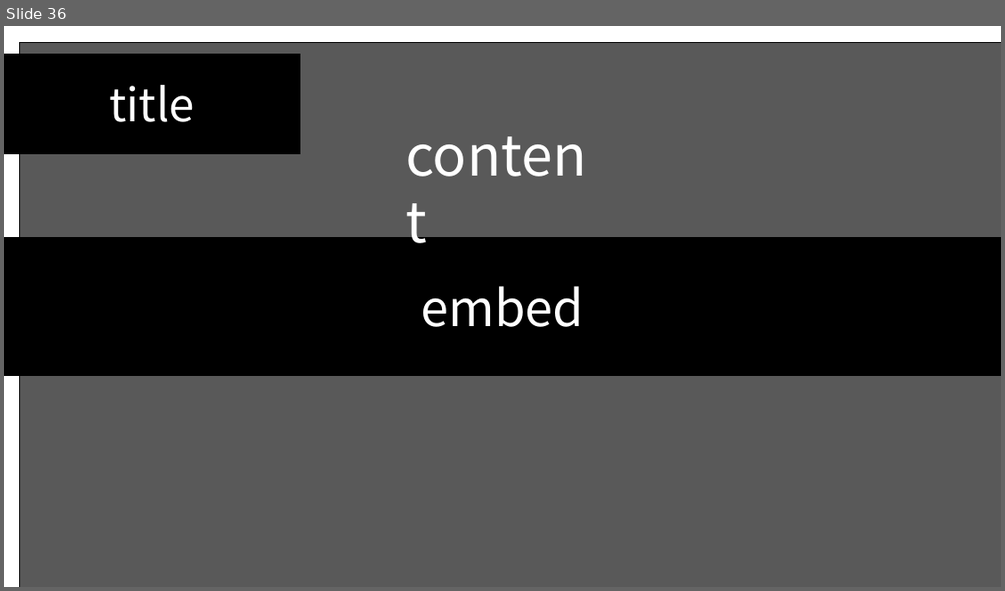
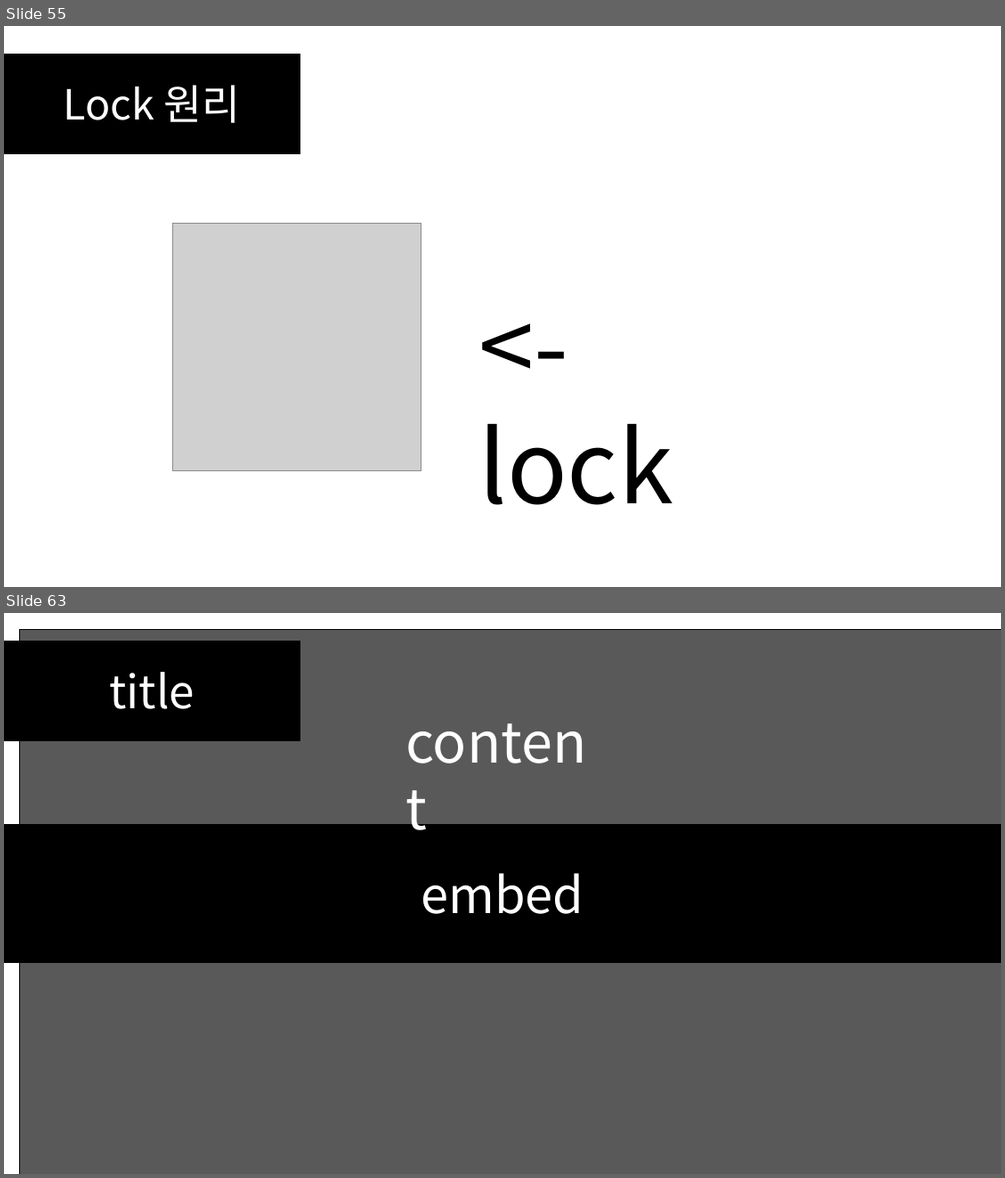
Before and after one commit to SEH00N/SDLU, a slide deck: ServerLecture/PT/4강 멀티스레딩 기초.pptx. Shown one above the other, each under a label of ours: slide 36 before the commit, slides 55 and 63 after it; the slides between them are not shown. The pictures are 1005x591 and 1005x1178 pixels, drawn with LibreOffice and Linux fonts; fonts in the diff are those of the drawing; grey boxes stand for pictures. Boxes give left, top, right and bottom in pixels: in the first picture for what was removed or moved away, otherwise in the second. Text is boxed around its words. In the diff, an @@ line names an element or a change of style, - is before the commit and + after.

```diff
--- a/ServerLecture/PT/4강 멀티스레딩 기초.pptx
+++ b/ServerLecture/PT/4강 멀티스레딩 기초.pptx
@@ slide 55 added at [4, 26, 1001, 587], background #FFFFFF @@
@@ rectangle added at [4, 54, 300, 154], fill #000000, outline #000000 1 pt, 40 pt, text #FFFFFF @@
+Lock 원리
@@ picture added at [173, 223, 421, 471] @@
@@ text added at [478, 423, 673, 505], 96 pt, text #000000 @@
+<- lock
@@ what was slide 36 is now slide 63 @@
```
Also in this commit, not shown: 1 slide changed, 27 other slides added, 1 slide removed, 11 other files.
